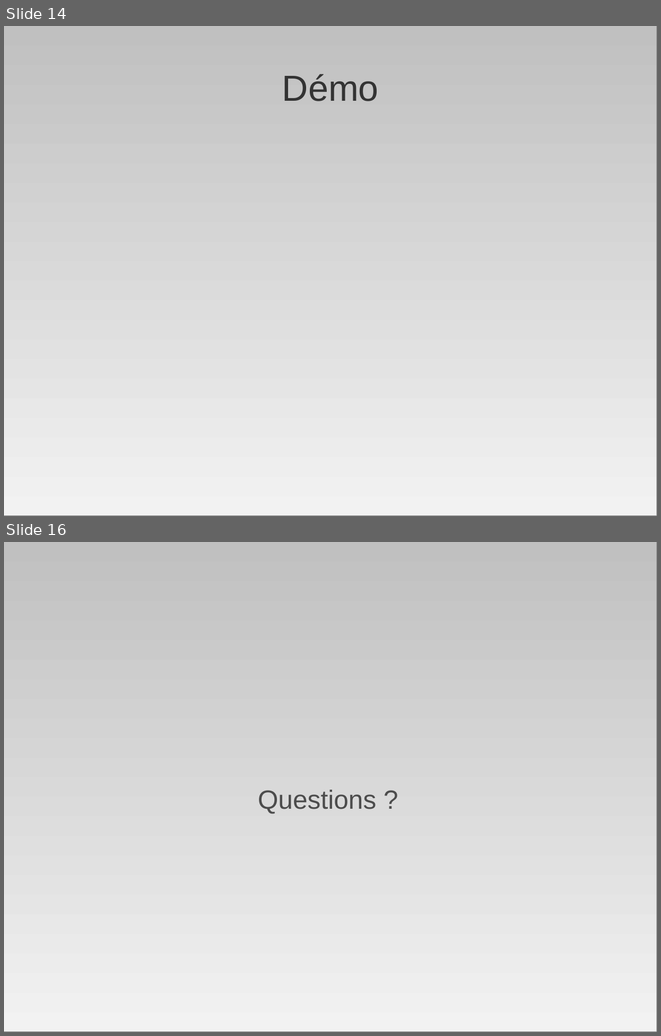
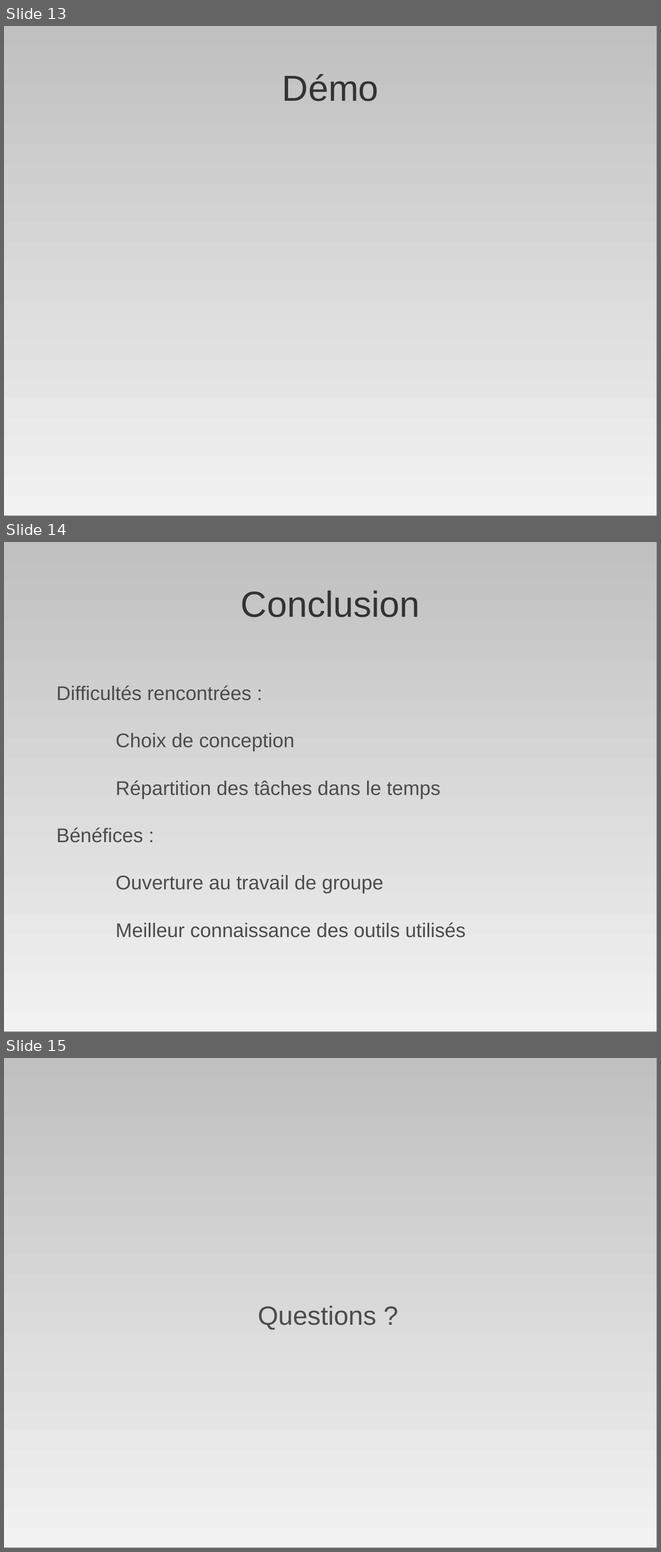
Before and after one commit to AniceK/craketeam, a slide deck: Documentation/Presentation/diapo_craketeam.odp. Shown one above the other, each under a label of ours: slides 14 and 16 before the commit, slides 13, 14 and 15 after it; the slides between them are not shown. The pictures are 661x1036 and 661x1552 pixels, drawn with LibreOffice and Linux fonts; fonts in the diff are those of the drawing. Boxes give left, top, right and bottom in pixels: in the first picture for what was removed or moved away, otherwise in the second. Text is boxed around its words. In the diff, an @@ line names an element or a change of style, - is before the commit and + after.

```diff
--- a/Documentation/Presentation/diapo_craketeam.odp
+++ b/Documentation/Presentation/diapo_craketeam.odp
@@ slide 14 added at <box>4,542,657,1032</box>, background #FFFFFF; not listed: 1 template element that a slide beside it also shows @@
@@ title added at <box>241,590,420,617</box>, 44 pt, text #333333 @@
+Conclusion
@@ text added at <box>56,685,466,937</box>, 24 pt, text #4C4C4C @@
+Difficultés rencontrées :
+Choix de conception
+Répartition des tâches dans le temps
+Bénéfices :
+Ouverture au travail de groupe
+Meilleur connaissance des outils utilisés
@@ what was slide 14 is now slide 13 @@
@@ what was slide 16 is now slide 15 @@
```
Also in this commit, not shown: 4 slides changed, 2 slides removed.
